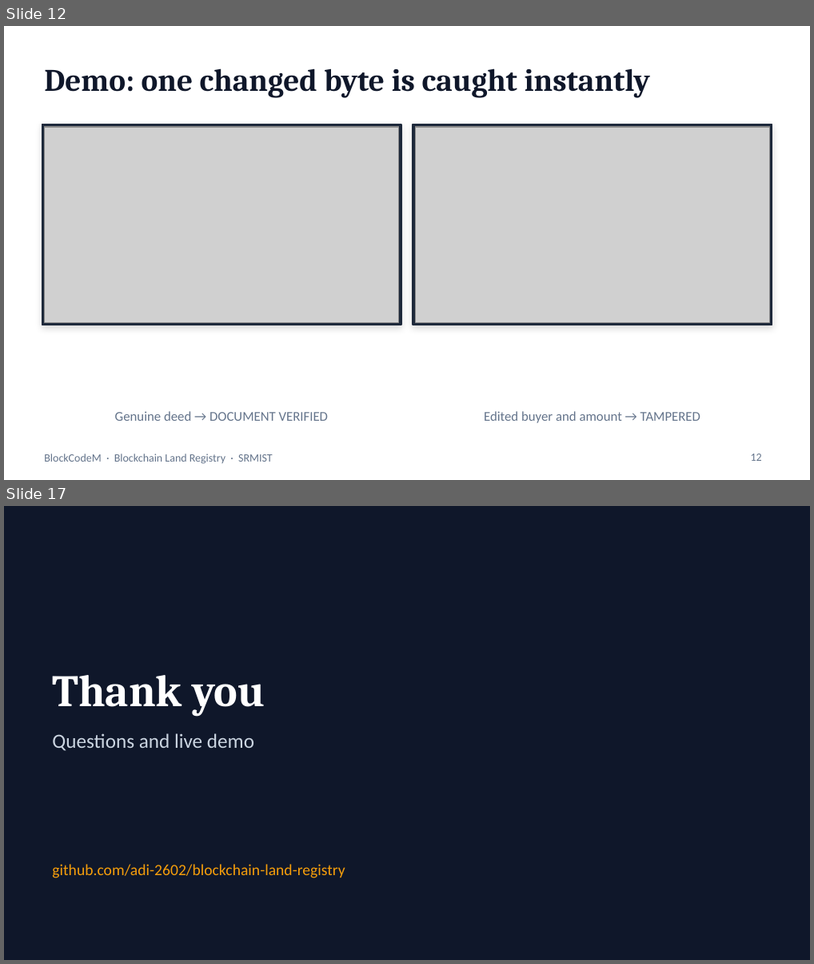
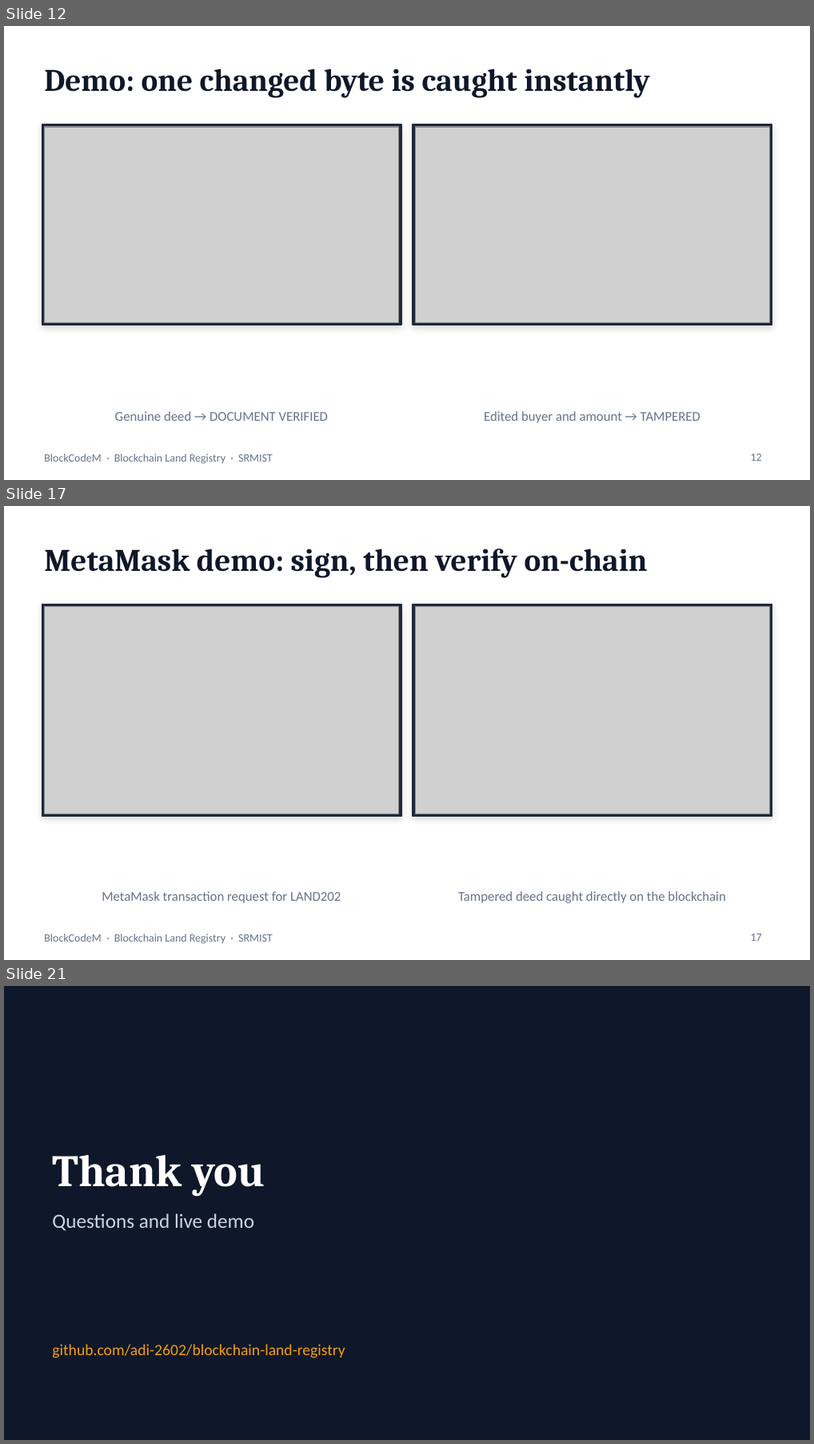
Before and after one commit to Adi-2602/blockchain-land-registry, a slide deck: docs/BlockCodeM_Land_Registry_Final_PPT.pptx. Shown one above the other, each under a label of ours: slides 12 and 17 before the commit, slides 12, 17 and 21 after it; the slides between them are not shown. The pictures are 814x964 and 814x1444 pixels, drawn with LibreOffice and Linux fonts; fonts in the diff are those of the drawing; grey boxes stand for pictures. Boxes give left, top, right and bottom in pixels: in the first picture for what was removed or moved away, otherwise in the second. Text is boxed around its words. In the diff, an @@ line names an element or a change of style, - is before the commit and + after.

Commit message:
Update README, report and PPT with AWS + MetaMask integration

```diff
--- a/docs/BlockCodeM_Land_Registry_Final_PPT.pptx
+++ b/docs/BlockCodeM_Land_Registry_Final_PPT.pptx
@@ slide 17 added at (x1=4, y1=506, x2=810, y2=960), background #FFFFFF; not listed: 1 template element that a slide beside it also shows @@
@@ title added at (x1=44, y1=548, x2=648, y2=578), 28 pt, text #0F172A, bold @@
+MetaMask demo: sign, then verify on-chain
@@ rectangle added at (x1=42, y1=604, x2=402, y2=816), fill #1E293B, outline #1E293B 1 pt @@
@@ picture added at (x1=44, y1=607, x2=399, y2=813) @@
@@ rectangle added at (x1=413, y1=604, x2=773, y2=816), fill #1E293B, outline #1E293B 1 pt @@
@@ picture added at (x1=415, y1=607, x2=770, y2=813) @@
@@ text added at (x1=102, y1=891, x2=341, y2=903), 12 pt, text #64748B @@
+MetaMask transaction request for LAND202
@@ text added at (x1=458, y1=891, x2=726, y2=903), 12 pt, text #64748B @@
+Tampered deed caught directly on the blockchain
@@ page number added at (x1=751, y1=933, x2=762, y2=940), 10 pt, text #64748B @@
+17
@@ what was slide 17 is now slide 21 @@
```
Also in this commit, not shown: 8 slides changed, 4 other slides added, 1 slide removed, 5 other files.
